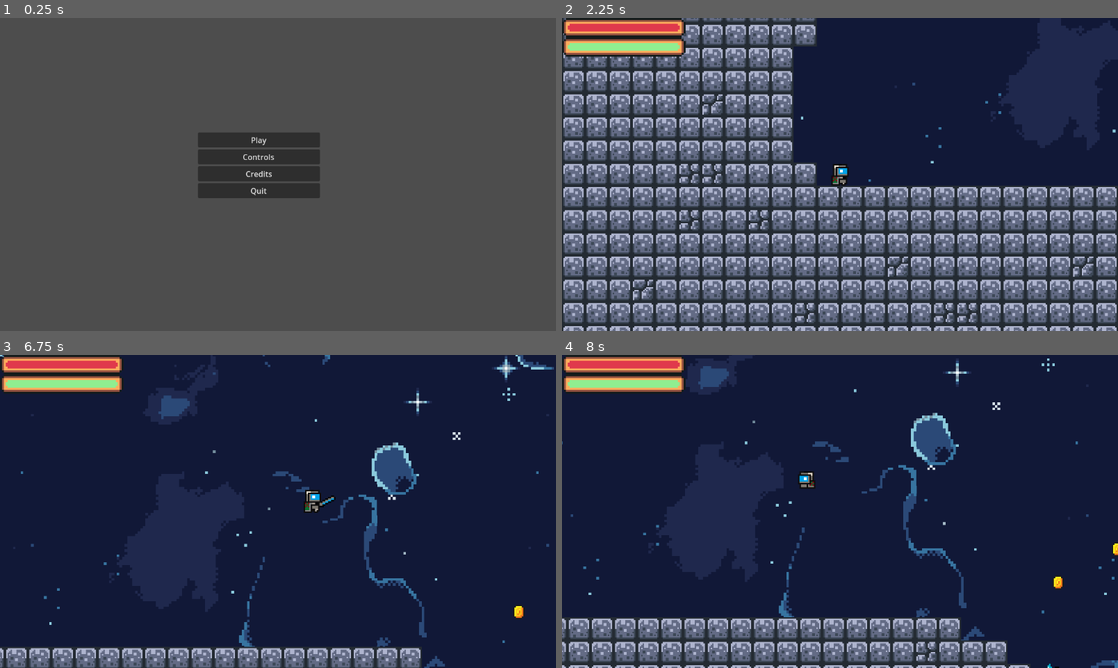
Above: before the commit, frames 1-4 (two rows, left to right).
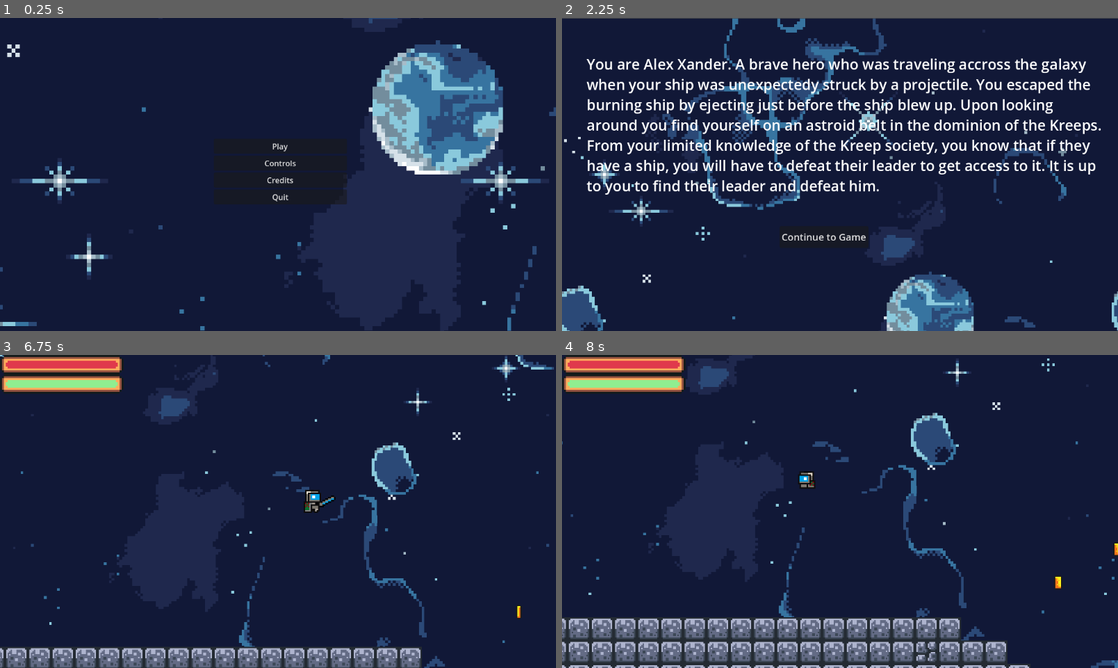
Above: after the commit, the same moments.

Repository: Nikman800/Lab_4_Game
Game: Godot game, scene res://scenes/mainmenu.tscn
The game is run twice, just before and just after one commit, with the same random seed, the same clock (stepped at 60 frames per second) and the same inputs.
Inputs (mouse positions are in pixels of both pictures, inside the frame that each line leads up to):
- Up to frame 1 (0.25 s): no input
- Up to frame 2 (2.25 s): click "Credits" at 0.5 s; click "Back" at 1.25 s; click "Play" at 2 s
- Up to frame 3 (6.75 s): click (261, 574) at 2.75 s, where only the run after the commit has a clickable "Continue to Game"; hold X (attack) 3.53-4.28 s; hold Right (move_right) 3.53-5.03 s; tap Space (jump) at 3.77, 4.52, 6.02 s; tap Z (dash) at 4.35, 5.85 s; hold Left (move_left) 5.03-5.78 s; hold X (attack) 5.03-5.78 s; hold Right (move_right) from 5.78 s (still down); hold X (attack) from 6.53 s (still down)
- Up to frame 4 (8 s): tap Space (jump) at 6.77, 7.52 s; release Right (move_right) at 7.28 s; release X (attack) at 7.28 s; hold Left (move_left) from 7.28 s (still down); tap Z (dash) at 7.35 s

The runs differ from the first frame. In frame 1, 98% of the frame differs, in the area x 0-100%, y 0-100%; in frame 2, 62%; in frame 3, less than 0.1%; in frame 4, less than 0.1%.

Commit message:
Added Credits Page

Diff:
--- /dev/null
+++ b/scenes/Intro.gd
@@ -0,0 +1,4 @@
+extends Control
+
+func _on_pressed():
+	get_tree().change_scene_to_file("res://scenes/levelOne.tscn")
--- a/scenes/Intro.tscn
+++ b/scenes/Intro.tscn
@@ -1,4 +1,7 @@
-[gd_scene format=3 uid="uid://qx8bq4jijpjd"]
+[gd_scene load_steps=3 format=3 uid="uid://qx8bq4jijpjd"]
+
+[ext_resource type="Script" path="res://scenes/Intro.gd" id="1_megjw"]
+[ext_resource type="Texture2D" uid="uid://cbifb0nfs22it" path="res://assets/sprites/blue background.png" id="2_3dayr"]
 
 [node name="Control" type="Control"]
 layout_mode = 3
@@ -7,3 +10,31 @@
 anchor_bottom = 1.0
 grow_horizontal = 2
 grow_vertical = 2
+
+[node name="back" type="Button" parent="."]
+layout_mode = 2
+offset_left = 451.0
+offset_top = 431.0
+offset_right = 635.0
+offset_bottom = 476.0
+theme_override_font_sizes/font_size = 20
+text = "Continue to Game
+"
+script = ExtResource("1_megjw")
+
+[node name="BlueBackground" type="Sprite2D" parent="."]
+z_index = -5
+position = Vector2(580, 583)
+scale = Vector2(5.81875, 5.81875)
+texture = ExtResource("2_3dayr")
+
+[node name="RichTextLabel" type="RichTextLabel" parent="."]
+layout_mode = 0
+offset_left = 51.0
+offset_top = 74.0
+offset_right = 1137.0
+offset_bottom = 386.0
+theme_override_font_sizes/normal_font_size = 30
+text = "You are Alex Xander. A brave hero who was traveling accross the galaxy when your ship was unexpectedy struck by a projectile. You escaped the burning ship by ejecting just before the ship blew up. Upon looking around you find yourself on an astroid belt in the dominion of the Kreeps. From your limited knowledge of the Kreep society, you know that if they have a ship, you will have to defeat their leader to get access to it. It is up to you to find their leader and defeat him."
+
+[connection signal="pressed" from="back" to="back" method="_on_pressed"]
--- a/scenes/credits.tscn
+++ b/scenes/credits.tscn
@@ -1,6 +1,7 @@
-[gd_scene load_steps=2 format=3 uid="uid://deovkn106qssw"]
+[gd_scene load_steps=3 format=3 uid="uid://deovkn106qssw"]
 
 [ext_resource type="Script" path="res://scenes/credits.gd" id="1_ok35r"]
+[ext_resource type="Texture2D" uid="uid://b3ux7in2aoebe" path="res://assets/sprites/fancy space background.png" id="2_mgrhp"]
 
 [node name="Menu" type="Control"]
 layout_mode = 3
@@ -24,4 +25,33 @@
 text = "Back
 "
 
+[node name="RichTextLabel" type="RichTextLabel" parent="."]
+layout_mode = 0
+offset_left = 15.0
+offset_top = 245.0
+offset_right = 1090.0
+offset_bottom = 669.0
+theme_override_font_sizes/normal_font_size = 20
+text = "Game mechanics: Nikhil Mandke
+Level one: Andrew Peterson
+Menu Implementation: Andrew Peterson
+Sound effect implementation: Nikhil Mandke
+
+Backgrounds greated with this generator: https://deep-fold.itch.io/space-background-generator
+World sprites from this youtube video: https://www.youtube.com/watch?v=LOhfqjmasi0
+Player sprite created by Andrew Peterson with inspiration from the sprite in the youtube video linked above.
+Sound Effects:
+		Background: https://opengameart.org/content/another-space-background-track
+		Walking: https://opengameart.org/content/footsteps-leather-cloth-armor
+		Enemy Shooting:
+		Player Attack:
+		Player Dieing: https://opengameart.org/content/mutant-death
+				"
+
+[node name="FancySpaceBackground" type="Sprite2D" parent="."]
+z_index = -5
+position = Vector2(604, -63)
+scale = Vector2(8.26773, 8.26773)
+texture = ExtResource("2_mgrhp")
+
 [connection signal="pressed" from="MarginContainer/VBoxContainer/Back" to="." method="_on_back_pressed"]
--- a/scenes/mainmenu.gd
+++ b/scenes/mainmenu.gd
@@ -1,7 +1,7 @@
 extends Control
 
 func _on_play_pressed():
-	get_tree().change_scene_to_file("res://scenes/levelOne.tscn")
+	get_tree().change_scene_to_file("res://scenes/Intro.tscn")
 
 func _on_credits_pressed():
 	get_tree().change_scene_to_file("res://scenes/credits.tscn")
--- a/scenes/mainmenu.tscn
+++ b/scenes/mainmenu.tscn
@@ -1,26 +1,27 @@
-[gd_scene load_steps=2 format=3 uid="uid://ml7p2nhgwuid"]
+[gd_scene load_steps=3 format=3 uid="uid://ml7p2nhgwuid"]
 
 [ext_resource type="Script" path="res://scenes/mainmenu.gd" id="1_3nbmv"]
+[ext_resource type="Texture2D" uid="uid://cbifb0nfs22it" path="res://assets/sprites/blue background.png" id="2_g87pl"]
 
 [node name="Menu" type="Control"]
 layout_mode = 3
 anchors_preset = 15
 anchor_right = 1.0
 anchor_bottom = 1.0
-offset_left = 127.0
-offset_top = 324.0
-offset_right = 127.0
-offset_bottom = 324.0
+offset_left = 153.0
+offset_top = 341.0
+offset_right = 153.0
+offset_bottom = 341.0
 grow_horizontal = 2
 grow_vertical = 2
 script = ExtResource("1_3nbmv")
 
 [node name="AspectRatioContainer" type="AspectRatioContainer" parent="."]
 layout_mode = 0
-offset_left = 283.0
-offset_top = -103.0
-offset_right = 536.0
-offset_bottom = 181.0
+offset_left = 290.0
+offset_top = -279.0
+offset_right = 566.0
+offset_bottom = 372.0
 
 [node name="VBoxContainer" type="VBoxContainer" parent="AspectRatioContainer"]
 layout_mode = 2
@@ -41,6 +42,12 @@
 layout_mode = 2
 text = "Quit"
 
+[node name="BlueBackground" type="Sprite2D" parent="."]
+z_index = -5
+position = Vector2(480, -208)
+scale = Vector2(8.70399, 8.70399)
+texture = ExtResource("2_g87pl")
+
 [connection signal="pressed" from="AspectRatioContainer/VBoxContainer/Play" to="." method="_on_play_pressed"]
 [connection signal="pressed" from="AspectRatioContainer/VBoxContainer/Controls" to="." method="_on_button_pressed"]
 [connection signal="pressed" from="AspectRatioContainer/VBoxContainer/Credits" to="." method="_on_credits_pressed"]
Binary file added: assets/sprites/fancy space background.png
Not shown, added: assets/sprites/fancy space background.png.import
